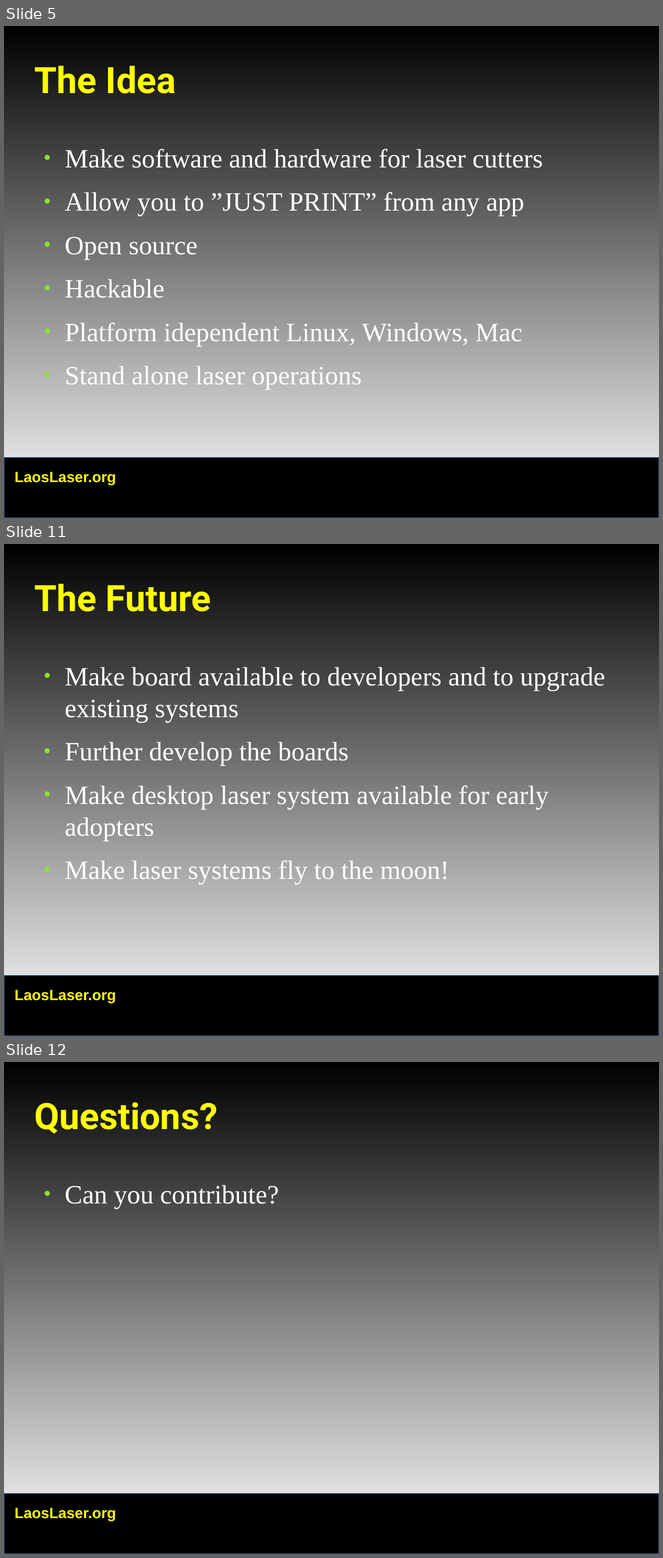
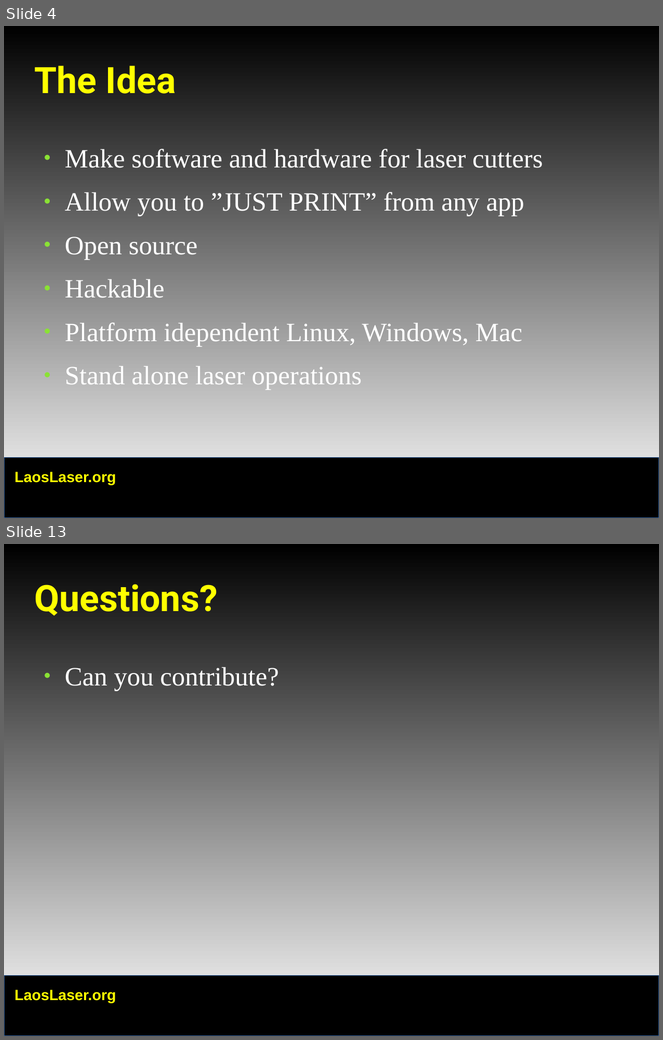
Before and after one commit to LaosLaser/Documentation, a slide deck: ccc-presentation.odp. Shown one above the other, each under a label of ours: slides 5, 11 and 12 before the commit, slides 4 and 13 after it; the slides between them are not shown. The pictures are 663x1558 and 663x1040 pixels, drawn with LibreOffice and Linux fonts; fonts in the diff are those of the drawing; background and template pictures are left out. Boxes give left, top, right and bottom in pixels: in the first picture for what was removed or moved away, otherwise in the second. Text is boxed around its words. In the diff, an @@ line names an element or a change of style, - is before the commit and + after.

```diff
--- a/ccc-presentation.odp
+++ b/ccc-presentation.odp
@@ slide 11 removed at (4,544,659,1036), background gradient #000000 to #FFFFFF; not listed: 2 template elements that a slide beside it also shows @@
@@ title removed at (35,584,211,612) @@
-The Future
@@ text removed at (65,667,606,884) @@
-● Make board available to developers and to upgrade existing systems
-● Further develop the boards
-● Make desktop laser system available for early adopters
-● Make laser systems fly to the moon!
@@ what was slide 5 is now slide 4 @@
@@ what was slide 12 is now slide 13 @@
```
Also in this commit, not shown: 7 slides changed, 4 slides added, 2 other slides removed.
